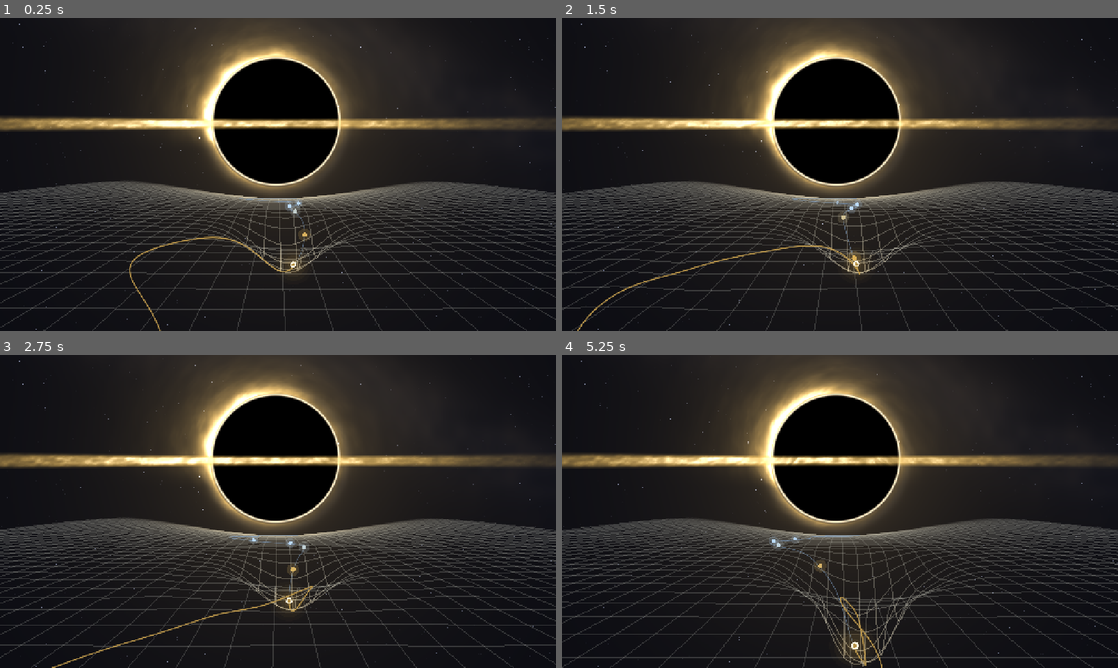
Above: before the commit, frames 1-4 (two rows, left to right).
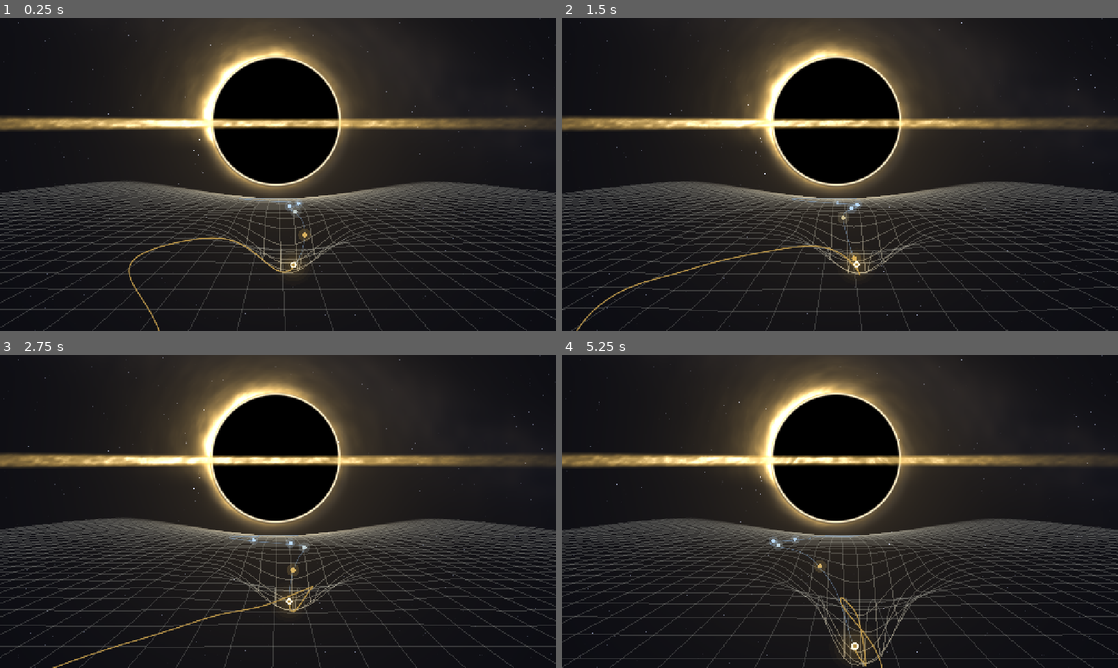
Above: after the commit, the same moments.

Repository: pablopalma/just-tap-repository
Game: Godot game, scene res://tools/spacetime.tscn
Same seed, same stepped clock (60 frames per second), same inputs: the game is played once before the commit and once after it. This scene is started directly instead of the project's main scene. Sound files missing from this copy of the repository are replaced by a short silence.
Inputs (mouse positions are in pixels of both pictures, inside the frame that each line leads up to):
- Up to frame 1 (0.25 s): no input
- Up to frame 2 (1.5 s): tap Enter (ui_accept) at 0.5, 0.77, 1.07 s; move the mouse to (962, 158) at 0.52 s; hold Right (ui_right) 0.53-1.25 s; hold Space 0.53-1.25 s; click (962, 158) at 0.67 s; drag from (728, 190) to (812, 237) at 1.27 s
- Up to frame 3 (2.75 s): move the mouse to (333, 442) at 2.02 s; hold Right (ui_right) from 2.03 s (still down); hold Space from 2.03 s (still down)
- Up to frame 4 (5.25 s): release Right (ui_right) at 2.75 s; release Space at 2.75 s; drag from (812, 574) to (673, 464) at 2.77 s; move the mouse to (1006, 558) at 3.52 s; hold Left (ui_left) 3.53-4.25 s; hold Space 3.53-4.25 s; tap Enter (ui_accept) at 3.77, 4.07 s; drag from (673, 464) to (756, 433) at 4.27 s; move the mouse to (867, 511) at 5.02 s; hold Down (ui_down) from 5.03 s (still down); hold Space from 5.03 s (still down); click (867, 511) at 5.17 s

The runs differ from the first frame. In frame 1, 5.7% of the frame differs, in the area x 0-100%, y 0-100%; in frame 2, 6.0%; in frame 3, 6.0%; in frame 4, 6.4%.

Commit message:
Malla: sobre el disco del agujero y el temblor al entrar
Al acercarse, la cámara baja al disco, que pasa a ser el suelo: un mar
de gas ardiente hasta el horizonte. La sombra se alza enorme a un costado,
el arco de luz pasa por encima y todo se ilumina; la malla, la línea y
las notas se oscurecen para verse sobre el gas. Al entrar, un temblor que
crece y sacudones con empujones de velocidad y un golpe grave.

Co-Authored-By: Claude Opus 5.5 <noreply@anthropic.com>

Diff:
--- a/shaders/black_hole.gdshader
+++ b/shaders/black_hole.gdshader
@@ -22,6 +22,16 @@
 uniform float twist = 0.0;
 // Falling in, the shadow is no longer empty: the matter inside shows through it, more and more.
 uniform float reveal = 0.0;
+// Close in (13/11/2026): you are down on the disk. Below the horizon the floor is the disk itself, a
+// sea of burning gas out to the horizon, white-hot far off, amber and streaked near; it passes in
+// front of the shadow, which stands up over it, huge, to one side; the disk's far side, bent over the
+// hole, arcs overhead; the light is blinding. 0 the far view, 1 down on the disk.
+uniform float immerse = 0.0;
+uniform float horizon = 0.44;           // the eye line on the screen (UV)
+uniform float cam_h = 3.6;              // the camera's height over the floor (world)
+uniform float focal_k = 0.861;          // the camera's focal length / 720
+uniform vec2 cam_pos;                   // where the camera is over the floor (world x, z)
+uniform float flow = 0.0;               // how far the gas has turned
 uniform float fall = 0.0;               // the fall into it (0..1): the disk sweeps past and is gone
 uniform float inside = 0.0;             // 0 the sky as above, 1 the way through
 uniform float travel = 0.0;             // seconds inside
@@ -116,6 +126,30 @@
 	return col;
 }
 
+// The disk under you, as a floor in perspective, its gas streaming sideways round the hole.
+vec4 disk_floor(vec2 uv) {
+	float y = uv.y - horizon;
+	if (y <= 0.0) {
+		return vec4(0.0);
+	}
+	float z = cam_h * focal_k / y;                              // how far ahead
+	float x = (uv.x - 0.5) * aspect * z / focal_k;
+	vec2 w = vec2(x + cam_pos.x, z + cam_pos.y);
+	// streaks along the flow: stretched across, turning
+	// clouds of gas, billowing, a little stretched along the flow
+	vec2 f = vec2(w.x * 0.22 + flow, w.y * 0.55);
+	float g = noise(f) * 0.45 + noise(f * 2.1 + 7.0) * 0.27 + noise(f * 4.3 + 3.0) * 0.17 + noise(f * 8.9 + 1.0) * 0.11;
+	g = smoothstep(0.2, 0.85, g);
+	float lanes = smoothstep(0.45, 0.8, noise(vec2(w.x * 0.12 + flow * 1.3, w.y * 0.9) + 11.0));
+	float heat = 1.0 - smoothstep(0.0, 0.42, y);              // white-hot towards the horizon
+	vec3 ember = vec3(0.62, 0.26, 0.07);
+	vec3 col = mix(ember * 0.6, vec3(1.0, 0.7, 0.36), g);
+	col *= 0.45 + 0.95 * g;
+	col *= 1.0 - 0.55 * lanes * (1.0 - heat);                   // darker lanes in the near gas
+	col = mix(col, hot.rgb * 1.1, pow(heat, 1.6));
+	return vec4(col, smoothstep(0.0, 0.01, y));
+}
+
 // how bright the disk is at distance r (in shadow radii) from the centre: hot inside, fading out
 float disk_glow(float r) {
 	return smoothstep(1.35, 1.7, r) * exp(-(r - 1.7) * 0.42);
@@ -134,7 +168,7 @@
 	// stars, a few, twinkling faintly (drawn where their light comes from: near the ring, arcs)
 	vec2 cell = floor(src * vec2(aspect, 1.0) * 140.0);
 	float st = hash(cell);
-	if (st > 0.985) {
+	if (st > 0.985 && immerse < 0.98) {
 		vec2 f = fract(src * vec2(aspect, 1.0) * 140.0) - 0.5;
 		col += vec3(0.8, 0.85, 1.0) * smoothstep(0.25, 0.0, length(f)) * (st - 0.985) * 50.0 * mag;
 	}
@@ -143,9 +177,9 @@
 	float across = dot(g, normalize(vec2(-0.35, 1.0)));
 	float dust = noise(src * vec2(aspect, 1.0) * 7.0) * 0.6 + noise(src * vec2(aspect, 1.0) * 23.0) * 0.4;
 	float galaxy = exp(-across * across / 0.018) * (0.35 + 0.65 * dust);
-	col += mix(vec3(0.35, 0.42, 0.65), vec3(0.8, 0.68, 0.58), dust) * galaxy * 0.09 * min(mag, 2.5);
+	col += mix(vec3(0.35, 0.42, 0.65), vec3(0.8, 0.68, 0.58), dust) * galaxy * 0.09 * min(mag, 2.5) * (1.0 - immerse);
 	// the Einstein ring itself: a thin gathering of all that light
-	col += vec3(0.85, 0.88, 1.0) * exp(-pow((r - te) * 14.0, 2.0)) * 0.22 * smoothstep(1.05, 1.4, te);
+	col += vec3(0.85, 0.88, 1.0) * exp(-pow((r - te) * 14.0, 2.0)) * 0.22 * smoothstep(1.05, 1.4, te) * (1.0 - immerse);
 	// a wide soft glow of the hole's light on the space around it
 	col += warm.rgb * 0.18 * exp(-max(r - 1.0, 0.0) * 0.55);
 	// the far side of the disk, bent over the top of the shadow (and a thinner image under it)
@@ -154,10 +188,14 @@
 	float up = smoothstep(0.0, -0.35, q.y);                          // over the shadow
 	float arc_r = r - 1.0;
 	// sharp at the shadow, fading outwards; it wraps all the way down to the disk on either side
-	float arc = smoothstep(0.5, -0.1, q.y) * smoothstep(0.015, 0.05, arc_r) * (exp(-max(arc_r - 0.05, 0.0) * 9.0) + 0.35 * exp(-max(arc_r, 0.0) * 2.2));
+	float arc = smoothstep(mix(0.5, 1.4, immerse), -0.1, q.y) * smoothstep(0.015, 0.05, arc_r)
+		* (exp(-max(arc_r - 0.05, 0.0) * mix(9.0, 2.2, immerse)) + 0.35 * exp(-max(arc_r, 0.0) * mix(2.2, 0.9, immerse)));
+	arc *= 1.0 + immerse * (1.6 * smoothstep(0.35, 0.8, noise(vec2(ang * 9.0 - spin * 2.0, r * 3.0))) - 0.4);
 	float under = smoothstep(0.0, 0.35, q.y) * smoothstep(0.02, 0.06, arc_r) * exp(-max(arc_r - 0.06, 0.0) * 14.0);
 	float bent = (arc + 0.55 * under) * gas(r, ang) * side * (1.0 - smoothstep(0.2, 0.5, fall));
-	col += mix(warm.rgb, hot.rgb, smoothstep(0.3, 0.8, bent)) * bent * 2.0;
+	col += mix(warm.rgb, hot.rgb, smoothstep(0.3, 0.8, bent)) * bent * (2.0 + 1.5 * immerse);
+	// close in, the whole sky glows with it: a haze over the horizon
+	col += mix(warm.rgb, hot.rgb, 0.6) * immerse * (0.25 * exp(-max(r - 1.0, 0.0) * 0.6) + 0.55 * exp(-max(horizon - UV.y, 0.0) * 7.0));
 	// the shadow
 	float shadow = smoothstep(1.0, 0.985, r);
 	vec3 within = reveal > 0.0 ? tunnel(q * radius) * reveal : vec3(0.0);
@@ -170,8 +208,13 @@
 	float band = smoothstep(half_h, half_h * 0.25, abs(q.y - 0.04));
 	float along = x < 1.7 ? 1.0 : disk_glow(x);   // in front of the shadow it runs straight across
 	float dop = clamp(0.55 - q.x * 0.07, 0.25, 1.0);
-	float front = band * along * gas(x, q.x * 0.35 + q.y * 3.0) * dop * 1.5 * (1.0 - smoothstep(0.15, 0.45, fall));
+	float front = band * along * gas(x, q.x * 0.35 + q.y * 3.0) * dop * 1.5 * (1.0 - smoothstep(0.15, 0.45, fall)) * (1.0 - immerse);
 	col = mix(col, mix(warm.rgb, hot.rgb, smoothstep(0.3, 0.9, front)) * 1.25, clamp(front * 1.4, 0.0, 1.0));
+	// the disk under you passes in front of the shadow; it goes as you fall in
+	if (immerse > 0.0) {
+		vec4 fl = disk_floor(UV);
+		col = mix(col, fl.rgb, fl.a * immerse * (1.0 - smoothstep(0.35, 0.75, fall)));
+	}
 	if (inside > 0.0) {
 		col = mix(col, tunnel(vec2((UV.x - center.x) * aspect, UV.y - center.y)), inside);
 	}
--- a/tools/spacetime.gd
+++ b/tools/spacetime.gd
@@ -22,6 +22,11 @@
 ## The notes (12/11/2026): lights coming down the line from the hole towards the light, one a beat,
 ## each reaching it as its beat sounds (tap then); pale blue far off, gold as they arrive. They ride
 ## the mesh and bend through the lens like everything else.
+## Close in (13/11/2026): as the hole nears, the camera comes down onto its disk, which becomes the
+## floor, a sea of burning gas; the hole grows up over it to one side and its bent light arcs
+## overhead, blinding. The mesh and the notes darken to show on it.
+## The shake (13/11/2026): a rumble that starts close in and grows through the fall, with jolts now
+## and then, harder as you go in, each a surge of speed inside and a deep thud; it calms in the white.
 ## Tap: space, click, a gamepad's A. Esc: back to the game. `-- auto` plays it on its own.
 ## godot --path . --write-movie x.avi --fixed-fps 30 res://tools/spacetime.tscn -- auto  (`log`: the theme and its beat)
 
@@ -88,6 +93,10 @@
 var _players: Array[AudioStreamPlayer] = []
 var _player_i := 0
 var _spin := 0.0
+var _sky_layer: CanvasLayer
+var _jolt := 0.0            # the last jolt, easing out
+var _next_jolt := 0.0       # seconds to the next one
+var _travel := 0.0          # how far through the inside (it surges with each jolt)
 var _hole_uv := Vector2(0.5, 0.3)   # the hole on the screen (UV) and its shadow's radius
 var _hole_r := 0.2
 var _mat: ShaderMaterial
@@ -152,6 +161,7 @@
 			_tap()
 	if DevMenu.proto_has("log") and Engine.get_process_frames() % 90 == 0:
 		print("TRACK ", Music.track, " bpm ", Music.bpm(), " heard ", snappedf(Music._heard_time(), 0.01), " near ", snappedf(_near, 0.01))
+	_shake(delta)
 	_update_mesh()
 	_top.queue_redraw()
 	queue_redraw()
@@ -159,6 +169,7 @@
 
 func _exit_tree() -> void:
 	get_viewport().msaa_2d = Viewport.MSAA_DISABLED
+	get_viewport().canvas_transform = Transform2D.IDENTITY
 	var bus := AudioServer.get_bus_index(VOICE_BUS)
 	if bus != -1:
 		AudioServer.remove_bus(bus)
@@ -169,6 +180,19 @@
 
 
 ## How strongly the hole bends light: a little from far, more as it comes, most as you fall.
+## How far down onto the disk the camera has come (0 the far view, 1 on it).
+func _immerse() -> float:
+	return smoothstep(0.2, 0.95, _near)
+
+
+func _cam_h() -> float:
+	return lerpf(CAM_H, 1.5, _immerse())
+
+
+func _horizon() -> float:
+	return lerpf(HORIZON, 0.56, _immerse())
+
+
 func _lens_k() -> float:
 	return 0.15 + 0.85 * smoothstep(0.1, 1.0, _near) + 1.2 * smoothstep(0.0, 0.8, _fall_k())
 
@@ -213,6 +237,41 @@
 func _mp(param: String, value: Variant) -> void:
 	_mat.set_shader_parameter(param, value)
 	_mat2.set_shader_parameter(param, value)
+
+
+## The camera shakes: a rumble growing from close in through the fall, and jolts, harder and more
+## often as you go in. The whole view moves (the sky on its layer, the rest on the canvas).
+func _shake(delta: float) -> void:
+	var fk := _fall_k()
+	var going := fk + (minf(1.0, _through / 6.0) if _through >= 0.0 else 0.0)   # 0..2
+	var calm := 1.0 - (smoothstep(THROUGH - 5.0, THROUGH, _through) if _through >= 0.0 else 0.0)
+	_jolt = maxf(0.0, _jolt - delta * 2.2)
+	if _fall >= 0.0 and calm > 0.2:
+		_next_jolt -= delta
+		if _next_jolt <= 0.0:
+			_next_jolt = lerpf(2.2, 0.7, minf(1.0, going * 0.6)) * randf_range(0.7, 1.3)
+			_jolt = minf(1.0, 0.35 + 0.4 * going)
+			if _jolt > 0.5:
+				_note(38, lerpf(-16.0, -6.0, _jolt))   # a deep thud
+	var rumble := (1.5 * _immerse() + 9.0 * smoothstep(0.0, 1.0, fk) + 6.0 * smoothstep(1.0, 2.0, going)) * calm
+	var kick := 26.0 * _jolt * _jolt * calm
+	var t := _t
+	var off := Vector2(sin(t * 37.0) + 0.6 * sin(t * 61.0 + 1.3), cos(t * 41.0) + 0.6 * sin(t * 53.0 + 2.1)) * 0.6 * rumble 		+ Vector2(sin(t * 23.0), cos(t * 19.0)) * kick
+	var rot := (sin(t * 29.0) * rumble * 0.0006) + sin(t * 17.0) * kick * 0.0012
+	if not is_finite(off.x):
+		off = Vector2.ZERO
+	var vp := get_viewport_rect().size
+	# a touch of zoom, so the shaken view never shows its edges
+	var zoom := 1.0 + (rumble * 1.6 + kick * 1.2 + 4.0) / vp.y + absf(rot) * 1.2
+	var xf := Transform2D(rot, Vector2.ONE * zoom, 0.0, Vector2.ZERO).translated(off)
+	# turn round the screen's centre, not its corner
+	xf = Transform2D(0.0, vp * 0.5) * xf * Transform2D(0.0, -vp * 0.5)
+	get_viewport().canvas_transform = xf
+	if _sky_layer:
+		_sky_layer.transform = xf
+	# each jolt is a surge of speed inside
+	if _fall >= 0.0:
+		_travel += delta * (0.8 + 2.2 * _jolt)
 
 
 func _fall_k() -> float:
@@ -282,7 +341,7 @@
 
 
 func _pull_k() -> float:
-	return PULL * (0.6 + 0.8 * _near) * (1.0 + 7.0 * pow(_fall_k(), 1.6))
+	return PULL * (0.6 + 0.8 * _near) * (1.0 - 0.75 * _immerse()) * (1.0 + 7.0 * pow(_fall_k(), 1.6))
 
 
 ## The taps' voice, made here: a tone with a slow beat in it (two sines a few cents apart), a soft
@@ -348,13 +407,14 @@
 	if dz < 0.5:
 		return Vector3(0, 0, -1)
 	var s := FOCAL * (vp.y / 720.0) / dz
-	return Vector3(vp.x * 0.5 + (x - cam_x) * s, vp.y * HORIZON + (CAM_H - h) * s, dz)
+	return Vector3(vp.x * 0.5 + (x - cam_x) * s, vp.y * _horizon() + (_cam_h() - h) * s, dz)
 
 
 ## The sky: a full-screen rect behind everything, the black hole drawn by its shader.
 func _build_sky() -> void:
 	var layer := CanvasLayer.new()
 	layer.layer = -1
+	_sky_layer = layer
 	_sky = ColorRect.new()
 	_sky.set_anchors_preset(Control.PRESET_FULL_RECT)
 	_sky_mat = ShaderMaterial.new()
@@ -422,9 +482,11 @@
 	# the hole hardly moves: it is that far; the camera's sway shifts it only a touch
 	var fk := _fall_k()
 	var grow := pow(fk, 3.0)
-	var radius := 0.2 + 0.14 * _near + 0.25 * smoothstep(0.0, 0.6, fk) + 2.6 * grow
+	var im := _immerse()
+	var radius := 0.2 + 0.14 * _near + 0.5 * im * im + 0.25 * smoothstep(0.0, 0.6, fk) + 2.6 * grow
 	_sky_mat.set_shader_parameter("radius", radius)
 	var at := Vector2(0.5 - cam.x * 0.004, HORIZON - 0.55 * (0.2 + 0.14 * _near))
+	at = at.lerp(Vector2(0.17, 0.2), smoothstep(0.0, 1.0, im))
 	_hole_uv = at.lerp(Vector2(0.5, 0.5), smoothstep(0.0, 0.7, fk))
 	_hole_r = radius
 	_sky_mat.set_shader_parameter("center", _hole_uv)
@@ -434,6 +496,17 @@
 	_sky_mat.set_shader_parameter("inside", inside)
 	_sky_mat.set_shader_parameter("fall", fk)
 	_sky_mat.set_shader_parameter("te", _sky_te())
+	_sky_mat.set_shader_parameter("immerse", im)
+	_sky_mat.set_shader_parameter("horizon", _horizon())
+	_sky_mat.set_shader_parameter("cam_h", _cam_h())
+	_sky_mat.set_shader_parameter("focal_k", FOCAL / 720.0)
+	_sky_mat.set_shader_parameter("cam_pos", cam)
+	_sky_mat.set_shader_parameter("flow", _spin * 0.6)
+	_mp("cam_h", _cam_h())
+	_mp("horizon", _horizon())
+	# the mesh: pale on the dark far off, dark ink on the bright disk close in
+	_mp("ink", LINE.lerp(Color(0.32, 0.13, 0.04), im))
+	_mp("blue", LINE_SUNK.lerp(Color(0.2, 0.06, 0.02), im))
 	var hole := _hole_px()
 	_mp("hole_px", Vector2(hole.x, hole.y))
 	_mp("hole_r_px", hole.z)
@@ -444,7 +517,7 @@
 	if bus != -1:
 		AudioServer.set_bus_volume_db(bus, lerpf(0.0, -14.0, smoothstep(0.3, 1.0, fk)) if _through < 0.0
 			else lerpf(-14.0, -4.0, smoothstep(0.0, 6.0, _through)))
-	_sky_mat.set_shader_parameter("travel", maxf(_fall, 0.0) * 0.8)
+	_sky_mat.set_shader_parameter("travel", _travel)
 	_sky_mat.set_shader_parameter("reveal", smoothstep(0.03, 0.45, fk))
 	_sky_mat.set_shader_parameter("twist", _twist())
 	_mp("twist", _twist())
@@ -488,9 +561,9 @@
 		d += 0.25
 	var show := 1.0 - smoothstep(0.35, 0.7, _fall_k())
 	if pts_ahead.size() > 1:
-		_top.draw_polyline(pts_ahead, Color(LINE, 0.55 * show), 1.5, true)
+		_top.draw_polyline(pts_ahead, Color(LINE.lerp(Color(0.25, 0.1, 0.03), _immerse()), 0.55 * show), 1.5, true)
 	if pts_lit.size() > 1:
-		_top.draw_polyline(pts_lit, Color(Palette.GOLD.darkened(0.15), 0.9 * show), 3.0, true)
+		_top.draw_polyline(pts_lit, Color(Palette.GOLD.darkened(0.15 + 0.4 * _immerse()), 0.9 * show), 3.0, true)
 
 
 ## The notes coming down the line to the light: the k-th lands on the k-th beat from now.
@@ -512,6 +585,9 @@
 		var a := show * smoothstep(0.0, 0.3, near)
 		var size := clampf(0.16 * FOCAL * (vp.y / 720.0) / q.z, 1.5, 9.0)
 		var col := Color(0.75, 0.88, 1.0).lerp(Palette.GOLD, smoothstep(0.55, 0.92, near))
+		# on the bright disk: deep blue notes with a dark rim, so they show
+		col = col.lerp(Color(0.1, 0.18, 0.4).lerp(Color(0.35, 0.12, 0.02), smoothstep(0.55, 0.92, near)), _immerse())
+		_top.draw_circle(at, size * 1.35, Color(0.05, 0.03, 0.02, 0.35 * a * _immerse()))
 		_top.draw_circle(at, size * 2.6, Color(col, 0.18 * a))
 		_top.draw_circle(at, size, Color(col, 0.95 * a))
 	# the beat: the note lands in the light and opens a ring
@@ -546,5 +622,6 @@
 	for i in 5:
 		var k := i / 4.0
 		_top.draw_circle(c, lerpf(46.0, 12.0, k) * s, Color(Palette.GOLD, (0.05 + 0.04 * beat) * (0.5 + k)))
+	_top.draw_circle(c, 9.0 * s, Color(0.08, 0.04, 0.02, 0.45 * _immerse()))   # a dark rim on the bright disk
 	_top.draw_circle(c, 7.0 * s, Color(1.0, 0.97, 0.88))
 	_top.draw_circle(c, 3.5 * s, Palette.GOLD.darkened(0.2))
